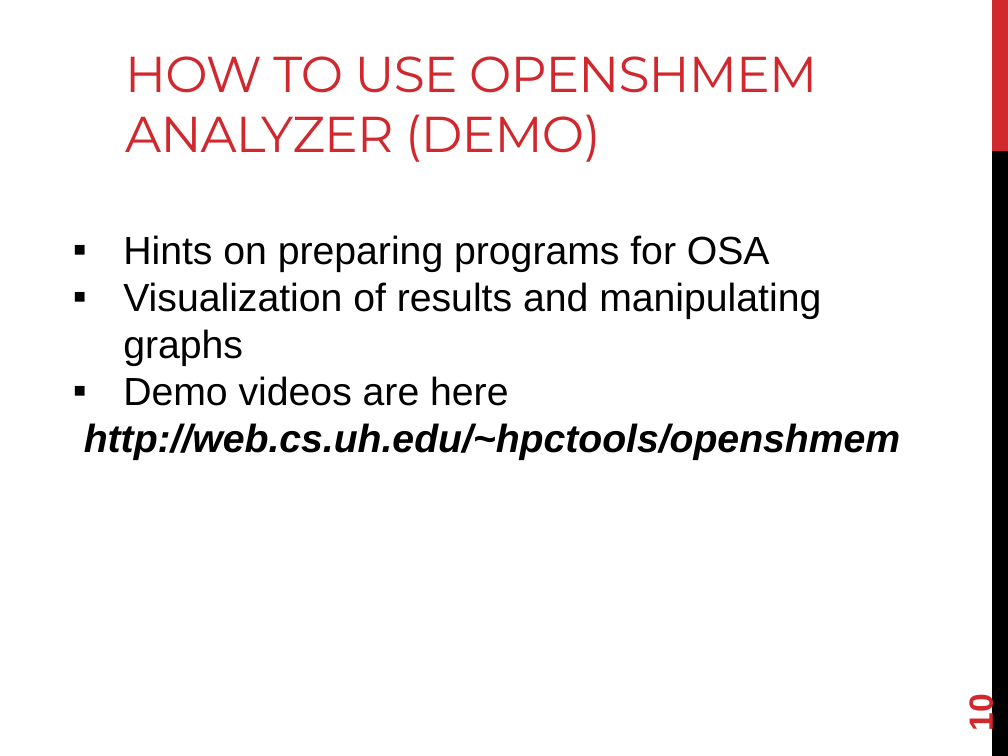
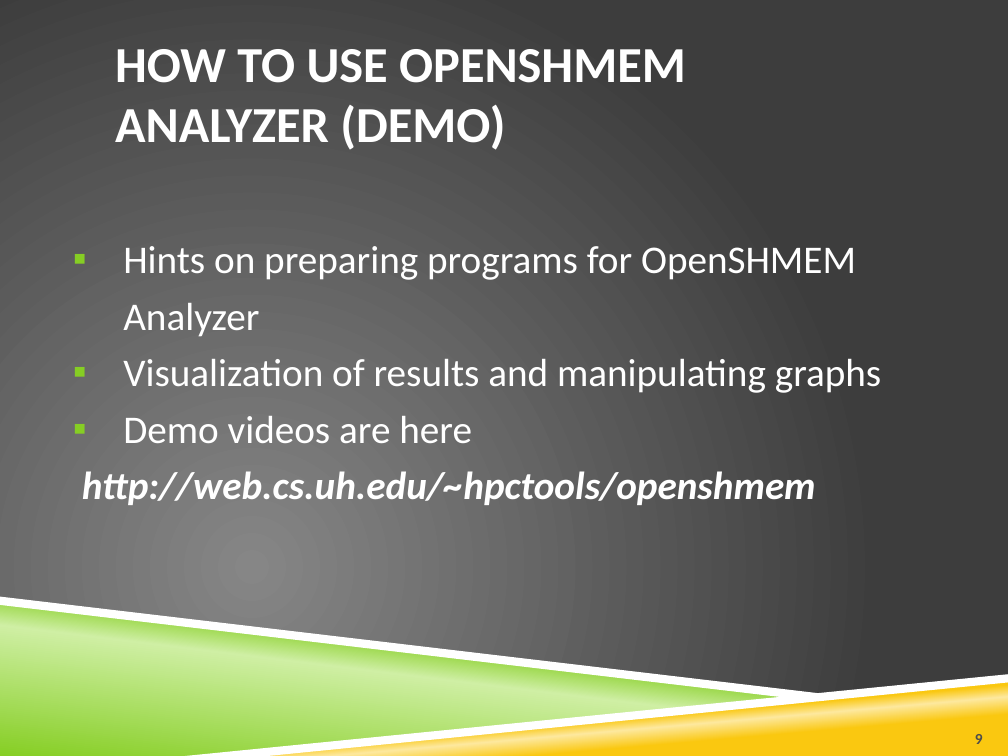
Before and after one commit to openshmem-org/sc14-tutorial, a slide deck: slide 9 of SHMEM-Analyzer.pptx (slide 10 before the commit). Drawn at 1008x756 pixels with LibreOffice and Linux fonts; fonts in the diff are those of the drawing; background and template pictures are left out. Boxes give left, top, right and bottom in pixels: in the first picture for what was removed or moved away, otherwise in the second. Text is boxed around its words. In the diff, an @@ line names an element or a change of style, - is before the commit and + after.

```diff
--- a/SHMEM-Analyzer.pptx
+++ b/SHMEM-Analyzer.pptx
@@ background #FFFFFF to picture (left out) @@
@@ title "HOW TO USE OPENSHMEM ANALYZER ..." at (x1=115, y1=49, x2=686, y2=150): font Montserrat to Calibri, text colour #D1282E to #FFFFFF, letter spacing -0.6 to 0 pt, bold on; vertical alignment bottom to middle @@
@@ rectangle removed at (x1=992, y1=0, x2=1008, y2=151) @@
@@ rectangle removed at (x1=992, y1=151, x2=1008, y2=756) @@
@@ text at (x1=123, y1=246, x2=856, y2=337): text changed; font Arial to Calibri; text colour #000000 to #FFFFFF @@
-▪ Hints on preparing programs for OSA
+▪ Hints on preparing programs for OpenSHMEM Analyzer
@@ text at (x1=82, y1=359, x2=881, y2=509): font Arial to Calibri, text colour #000000 to #FFFFFF in "Visualization of results and manipulating graphs", "Demo videos are here", "http://web.cs.uh.edu/~hpctools/openshmem"; line spacing 1 to 1.2 @@
@@ freeform shape added at (x1=0, y1=597, x2=839, y2=699), fill #FFFFFF @@
@@ freeform shape added at (x1=0, y1=602, x2=798, y2=756), fill gradient #86CE24 to #CFEFA4 @@
@@ freeform shape added at (x1=185, y1=674, x2=1008, y2=756), fill #FFFFFF @@
@@ freeform shape added at (x1=200, y1=677, x2=1008, y2=756), fill gradient #FAC810 to #FDE99F @@
@@ page number removed at (x1=962, y1=697, x2=1000, y2=730) @@
-10
@@ page number added at (x1=975, y1=734, x2=983, y2=744), 11 pt, text #4D4D4D, bold @@
+9
```
Also in this commit, not shown: 11 other slides changed, 1 other file.
